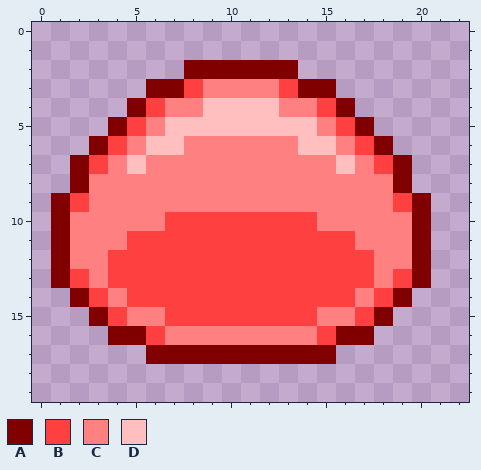
Two versions of one pixel-art sprite, Assets/Slime/slime-up-1.png. That is the earlier state.
The file is 23x20 pixels.
Palette (. is transparent): A #800000  B #ff4040  C #ff8080  D #ffbfbf
And afterwards:
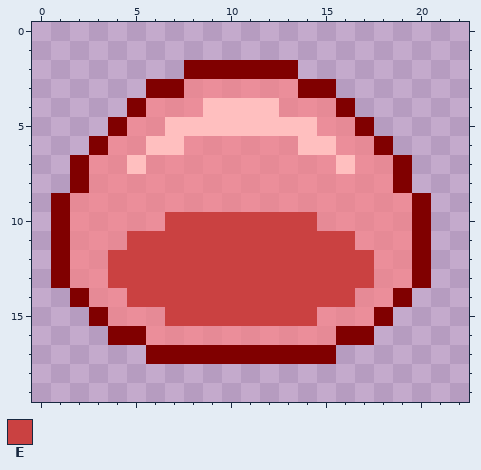
Colours new in this view: E #ca4141
Diff:
colour C: #ff8080 -> #ff8080a8
y 3: x 8 B -> C; x 13 B -> C
y 4: x 6 B -> C; x 15 B -> C
y 5: x 5 B -> C; x 16 B -> C
y 6: x 4 B -> C; x 17 B -> C
y 7: x 3 B -> C; x 18 B -> C
y 9: x 2 B -> C; x 19 B -> C
y 10: x 7..14 BBBBBBBB -> EEEEEEEE
y 11: x 5..16 BBBBBBBBBBBB -> EEEEEEEEEEEE
y 12: x 4..17 BBBBBBBBBBBBBB -> EEEEEEEEEEEEEE
y 13: x 2 B -> C; x 4..17 BBBBBBBBBBBBBB -> EEEEEEEEEEEEEE; x 19 B -> C
y 14: x 3 B -> C; x 5..16 BBBBBBBBBBBB -> EEEEEEEEEEEE; x 18 B -> C
y 15: x 4 B -> C; x 7..14 BBBBBBBB -> EEEEEEEE; x 17 B -> C
y 16: x 6 B -> C; x 15 B -> C
